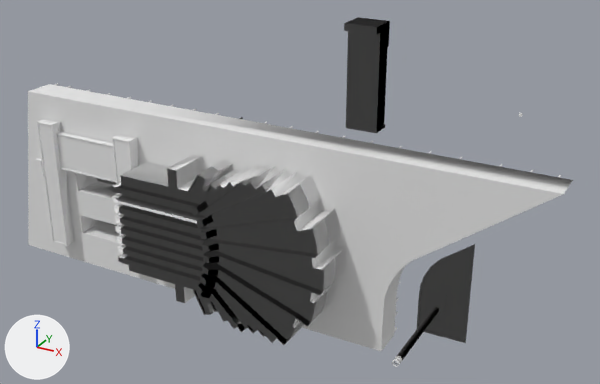
The OBJ model assets/meshes/grieghallen.obj, before and after one commit.
Rendered twice from a camera (50 mm lens) standing at (119.7, -175.7, 97.6) and looking at (26.7, -6.6, 13.1). Lighting does not change. The marker at lower left points along +X, +Y and +Z. Where no turn or scale is listed for an object, it has been applied to the vertices. Vertices at the same position are counted once.

In view in the first picture: 'Component_4_1'.
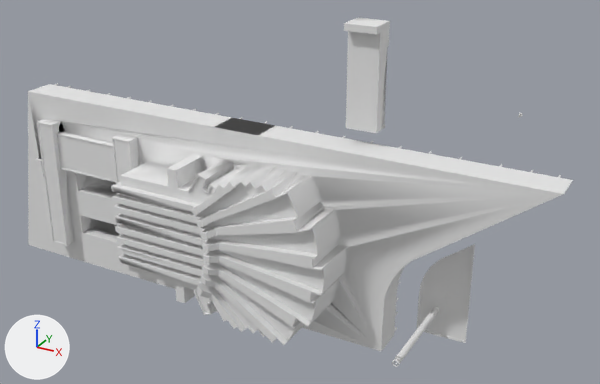
The newer file is also turned or shifted as a whole; pictures and numbers use the older file's frame.

Boxes (x1, y1, x2, y2) around the edits, measured in the pictures (600 x 384 px):
part 1 of me_component_4_1, deleted
    before: (97, 21, 475, 360)
part 2 of me_component_4_1, cut back
    before: (29, 101, 573, 367)
    after: (202, 113, 522, 367)
part 3 of me_component_4_1, deleted
    before: (346, 17, 389, 27)

Patch to the scene script:
```diff
--- a/assets/meshes/grieghallen.obj.py
+++ b/assets/meshes/grieghallen.obj.py
@@ me_component_4_1 @@
 # used by ob_component_4_1; location = (0.0, 0.0, 0.0)
-me_component_4_1.from_pydata(...)  # 12412 vertices, 13909 faces; spans x -69.0..92.0, y -27.0..0.0, z -24.0..57.0
+me_component_4_1.from_pydata(...)  # 4760 vertices, 6961 faces; spans x -69.0..92.0, y -27.0..0.0, z -24.0..57.0
+# me_component_4_1 part 1: 264 loose pieces with 4117 vertices, spanning x -69.0..92.0, y -26.0..0.0, z -24.0..57.0, are deleted
+# me_component_4_1 part 2: 169 vertices moved within x 13.0..79.0, y -27.0..0.0, z -20.0..40.0; 3533 vertices removed from x -69.0..92.0, y -27.0..0.0, z -24.0..40.0; 6 vertices added at x 4.0..78.0, y -11.0..-2.0, z 28.0..40.0
+# me_component_4_1 part 3: 8 vertices removed from x 38.0..46.0, y -7.0..0.0, z 57.0
 me_component_4_1.materials.append(mat_2)
@@ me_component_4_1 @@
 me_component_4_1.materials.append(mat_polished_concrete_old)
-me_component_4_1.materials.append(mat_pool_granite)  # white #e7e7e7
-me_component_4_1.materials.append(mat_red_building_tiles)  # white #e7e7e7
-me_component_4_1.materials.append(mat_single_red_door)  # white #e7e7e7
-me_component_4_1.materials.append(mat_stone_masonry_multi)  # white #e7e7e7
 me_component_4_1.materials.append(mat_tower)
@@ me_component_4_1 @@
 me_component_4_1.materials.append(mat_weird_roof_wall)
-me_component_4_1.materials.append(mat_blacktop_new_1)  # white #e7e7e7
-me_component_4_1.materials.append(mat_concrete_form_4x8_1)  # white #e7e7e7
-me_component_4_1.materials.append(mat_roofing_slate_dark_1)  # white #e7e7e7
```
